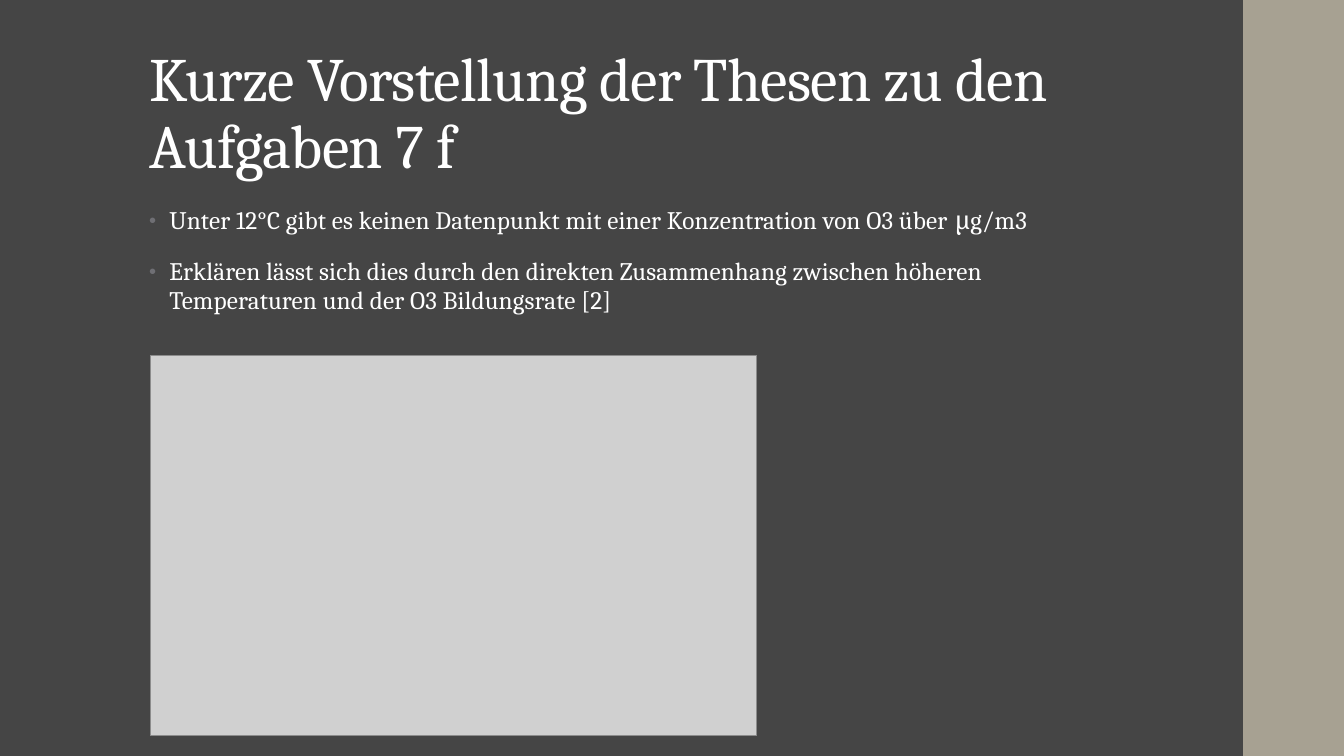
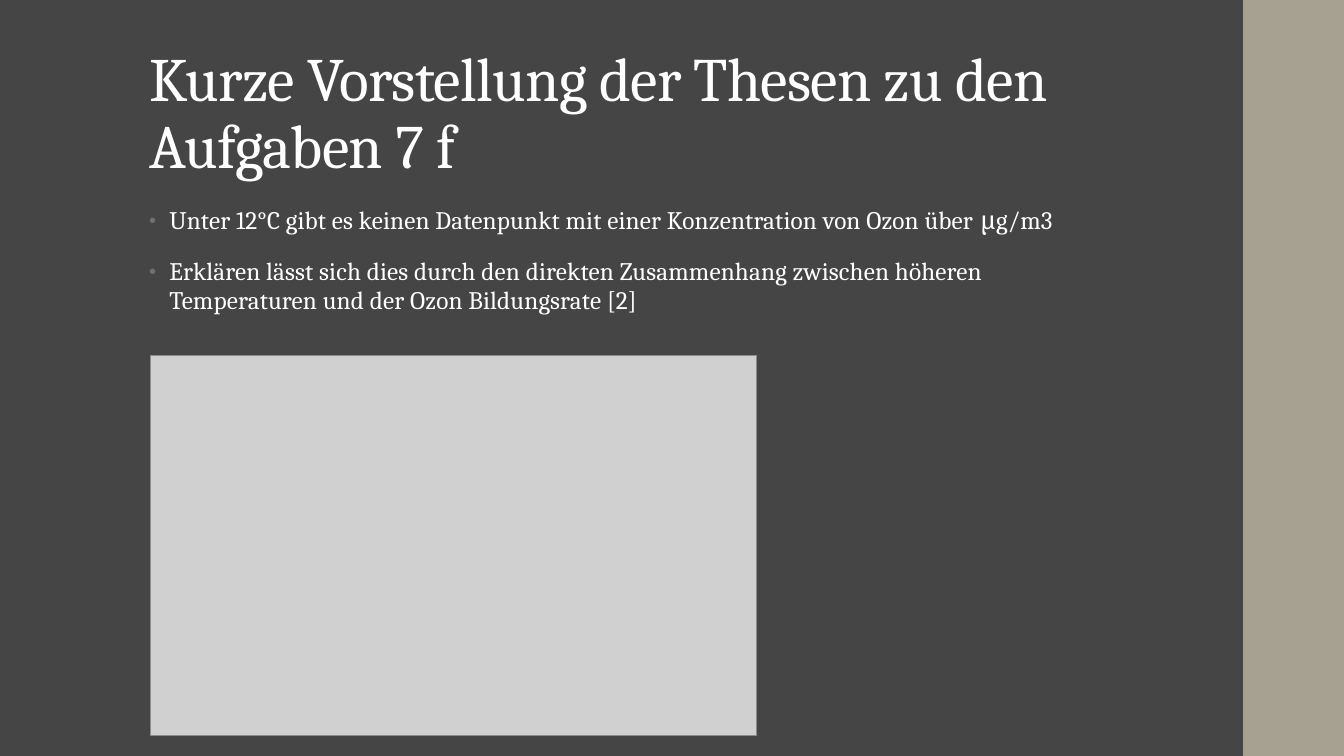
Before and after one commit to JFriedrich29/Studienarbeit-Data-Analytics, a slide deck: slide 11 of Abgabe/Abschlusspräsentation.pptx. Drawn at 1344x756 pixels with LibreOffice and Linux fonts; fonts in the diff are those of the drawing; grey boxes stand for pictures. Boxes give left, top, right and bottom in pixels: in the first picture for what was removed or moved away, otherwise in the second. Text is boxed around its words. In the diff, an @@ line names an element or a change of style, - is before the commit and + after.

```diff
--- a/Abgabe/Abschlusspräsentation.pptx
+++ b/Abgabe/Abschlusspräsentation.pptx
@@ text at bbox=[169, 211, 1052, 315]: text changed @@
-• Unter 12°C gibt es keinen Datenpunkt mit einer Konzentration von O3 über μg/m3
-• Erklären lässt sich dies durch den direkten Zusammenhang zwischen höheren Temperaturen und der O3 Bildungsrate [2]
+• Unter 12°C gibt es keinen Datenpunkt mit einer Konzentration von Ozon über μg/m3
+• Erklären lässt sich dies durch den direkten Zusammenhang zwischen höheren Temperaturen und der Ozon Bildungsrate [2]
```
Also in this commit, not shown: 10 other slides changed, 1 other file.
